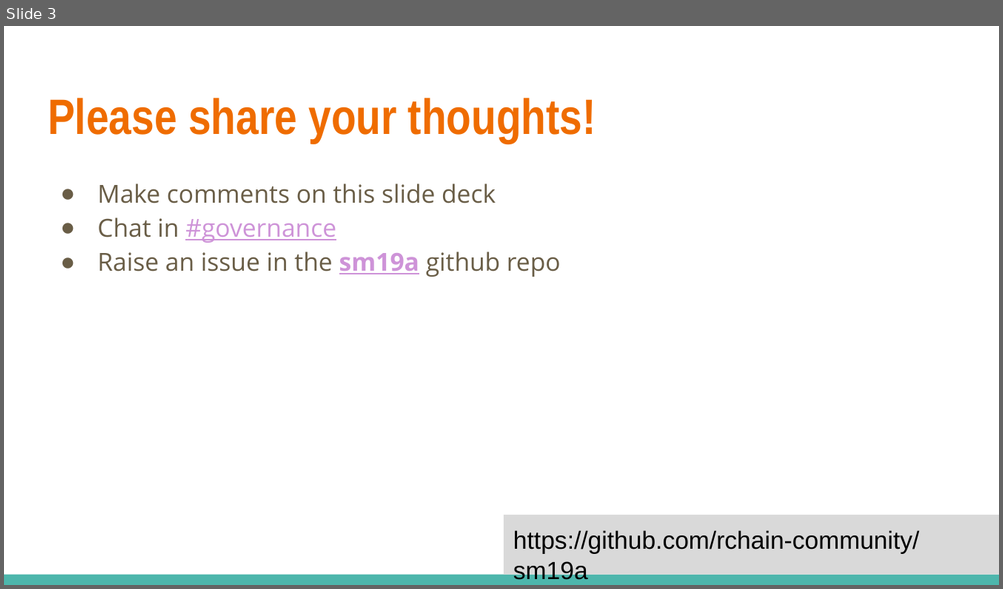
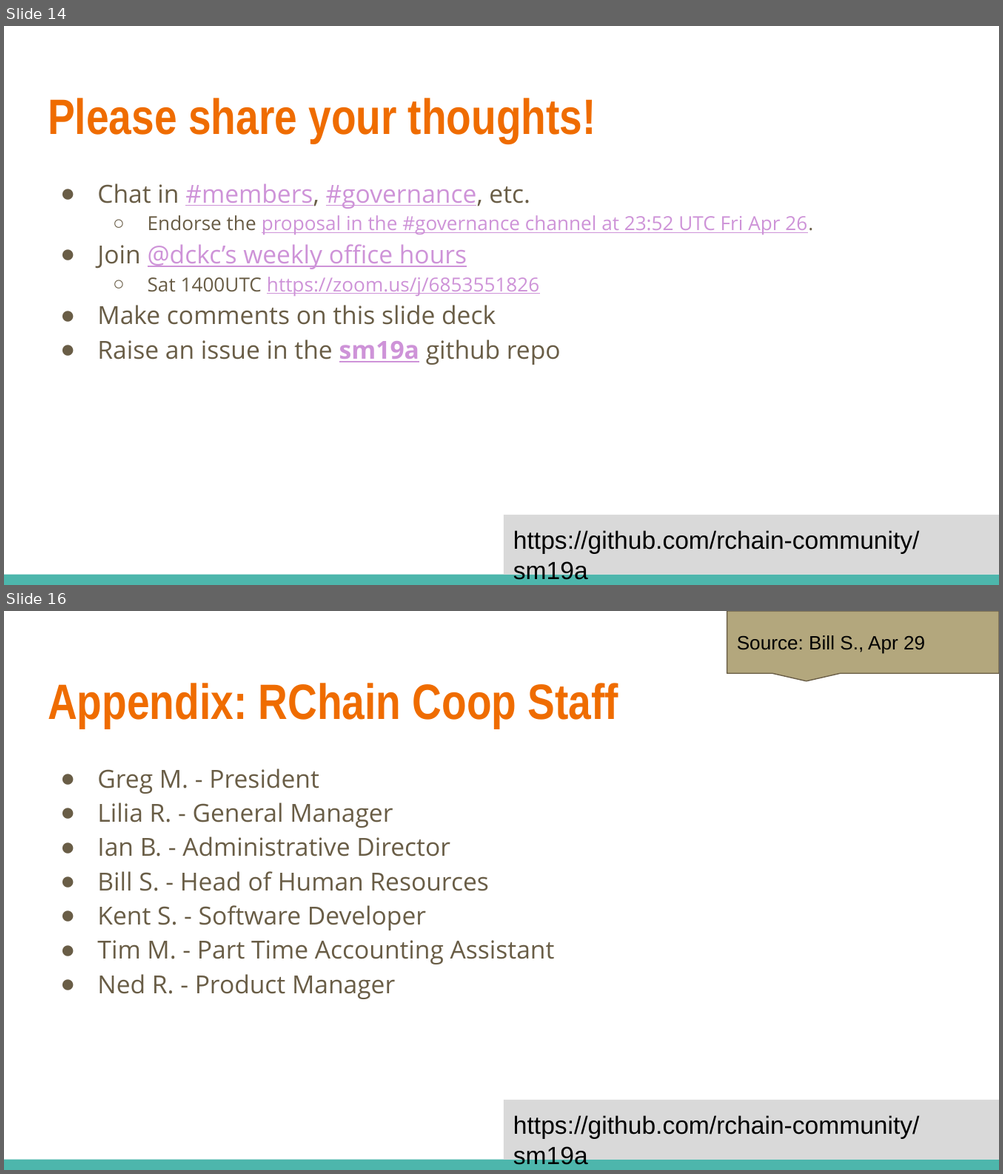
Before and after one commit to rchain-community/sm19a, a slide deck: sm19a-meeting-notes.odp. Shown one above the other, each under a label of ours: slide 3 before the commit, slides 14 and 16 after it; the slides between them are not shown. The pictures are 1003x589 and 1003x1174 pixels, drawn with LibreOffice and Linux fonts; fonts in the diff are those of the drawing. Boxes give left, top, right and bottom in pixels: in the first picture for what was removed or moved away, otherwise in the second. Text is boxed around its words. In the diff, an @@ line names an element or a change of style, - is before the commit and + after.

```diff
--- a/sm19a-meeting-notes.odp
+++ b/sm19a-meeting-notes.odp
@@ slide 16 added at [4, 611, 999, 1170], background #FFFFFF; not listed: 2 template elements that a slide beside it also shows @@
@@ rounded speech box added at [727, 611, 999, 674], fill #B3A77D, outline #695D46 0.74 pt, 14 pt, text #000000 @@
+Source: Bill S., Apr 29
@@ title added at [48, 683, 618, 728], 36 pt, text #EF6C00, bold @@
+Appendix: RChain Coop Staff
@@ text added at [97, 769, 555, 999], 18 pt, text #695D46 @@
+● Greg M. - President
+● Lilia R. - General Manager
+● Ian B. - Administrative Director
+● Bill S. - Head of Human Resources
+● Kent S. - Software Developer
+● Tim M. - Part Time Accounting Assistant
+● Ned R. - Product Manager
@@ what was slide 3 is now slide 14 @@
@@ slide 14 changed as well @@
@@ text at [97, 184, 813, 296]: paragraphs added @@
+● Chat in #members, #governance, etc.
+  ○ Endorse the proposal in the #governance channel at 23:52 UTC Fri Apr 26.
+● Join @dckc’s weekly office hours
+  ○ Sat 1400UTC https://zoom.us/j/6853551826
@@ text at [97, 218, 336, 243]: paragraph removed @@
-● Chat in #governance
```
Also in this commit, not shown: 4 other slides changed, 11 other slides added, 1 slide removed, 2 other files.
